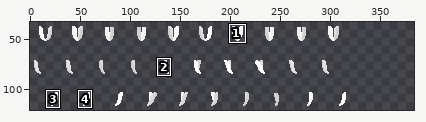
Sprite sheet, stored at Resources/Textures/SS220/Mobs/Customization/Felinid/felinid_tails.rsi/felinid_tail_pair.png. Above, an overview of the earlier version with the close-up marked.
Close-up. Before the commit:
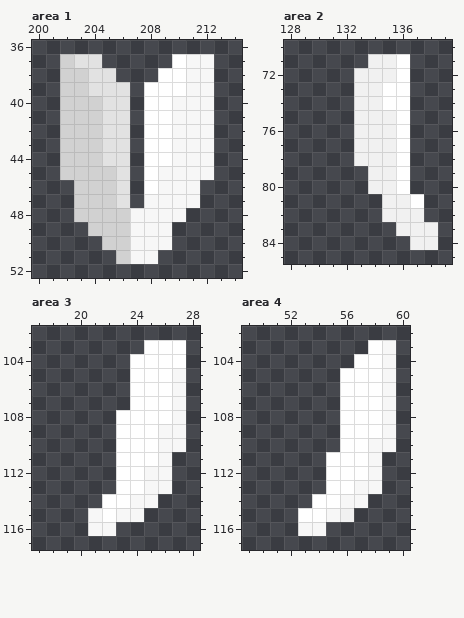
The file is 320x128 pixels. Colours within 5 levels of each other are drawn and written as one. Shown: area 1: x 200..214, y 36..52; area 2: x 128..139, y 70..85; area 3: x 17..28, y 102..117; area 4: x 49..60, y 102..117. The old version is drawn lined up with the new one, on the new canvas. The wide view leaves out empty margins. The commit also changed other parts of the picture, which this record leaves out.
After:
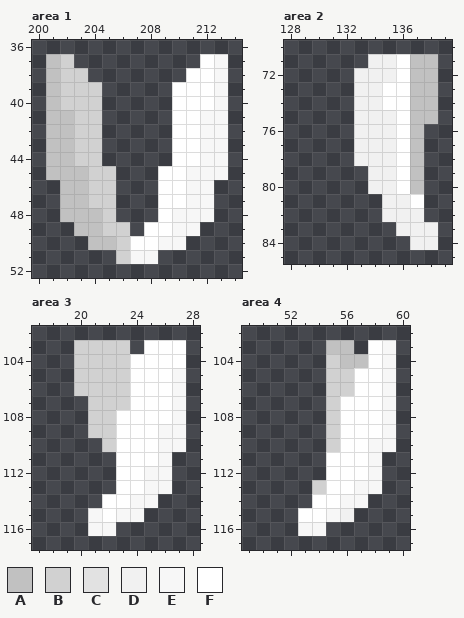
Palette (. is transparent): A #c1c1c1  B #d1d1d1  C #e2e2e2  D #f1f1f1  E #f7f7f7  F #ffffff
Edits made:
canvas 320x128 -> 384x128
Area 1:
The author put colour A in rows 37 to 45 at x 201; in rows 46 to 48 at x 202; in row 49 at x 203; in row 50 at x 204.
Colour B becomes colour A in rows 41 to 44 at x 202; in row 45 at x 202 to 203; in rows 46 to 47 at x 203; in row 48 at x 203 to 204; in row 49 at x 204; in row 50 at x 205.
Colour C becomes colour B in row 39 at x 204.
The author put colour E in rows 37 to 45 at x 213; in rows 46 to 47 at x 212; in row 48 at x 211 to 212; in row 49 at x 210 to 211; in row 50 at x 210.
Colour E becomes colour F in row 37 at x 212; in rows 38 to 39 at x 211 to 212; in row 40 at x 210 to 212; in rows 41 to 44 at x 210 to 211; in rows 45 to 47 at x 209 to 210; in row 48 at x 209.
Colour E becomes colour F in row 49 at x 208 to 209; in row 50 at x 207 to 208.
Colour B is gone in row 48 at x 206.
Colour C is gone in row 37 at x 203 to 204; in row 38 at x 204 to 205; in rows 39 to 44 at x 205 to 206; in rows 45 to 47 at x 206.
Colour E is gone in row 37 at x 211; in row 47 at x 208; in row 48 at x 207 to 208; in row 49 at x 207.
Colour F is gone in row 37 at x 210; in row 38 at x 209 to 210; in rows 39 to 44 at x 208 to 209; in rows 45 to 46 at x 208.
Area 2:
The author put colour A in rows 71 to 75 at x 137 to 138; in rows 76 to 80 at x 137.
Area 3:
The author put colour B in rows 103 to 106 at x 20 to 23; in row 107 at x 21 to 23; in rows 108 to 109 at x 21 to 22; in row 110 at x 22.
Area 4:
The author put colour A in row 103 at x 55 to 56; in row 104 at x 56.
Colour F becomes colour A in row 104 at x 57.
The author put colour B in rows 104 to 110 at x 55; in row 113 at x 54.
Colour F becomes colour B in rows 105 to 106 at x 56.
